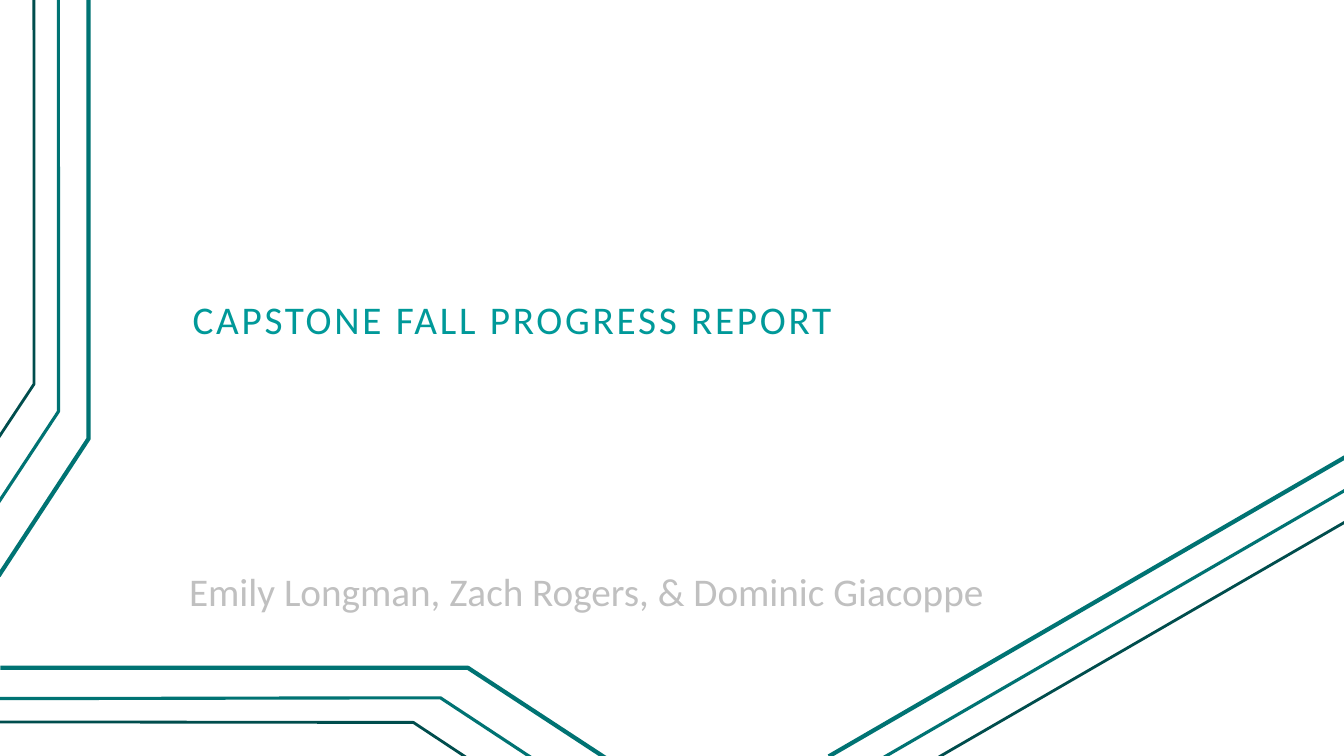
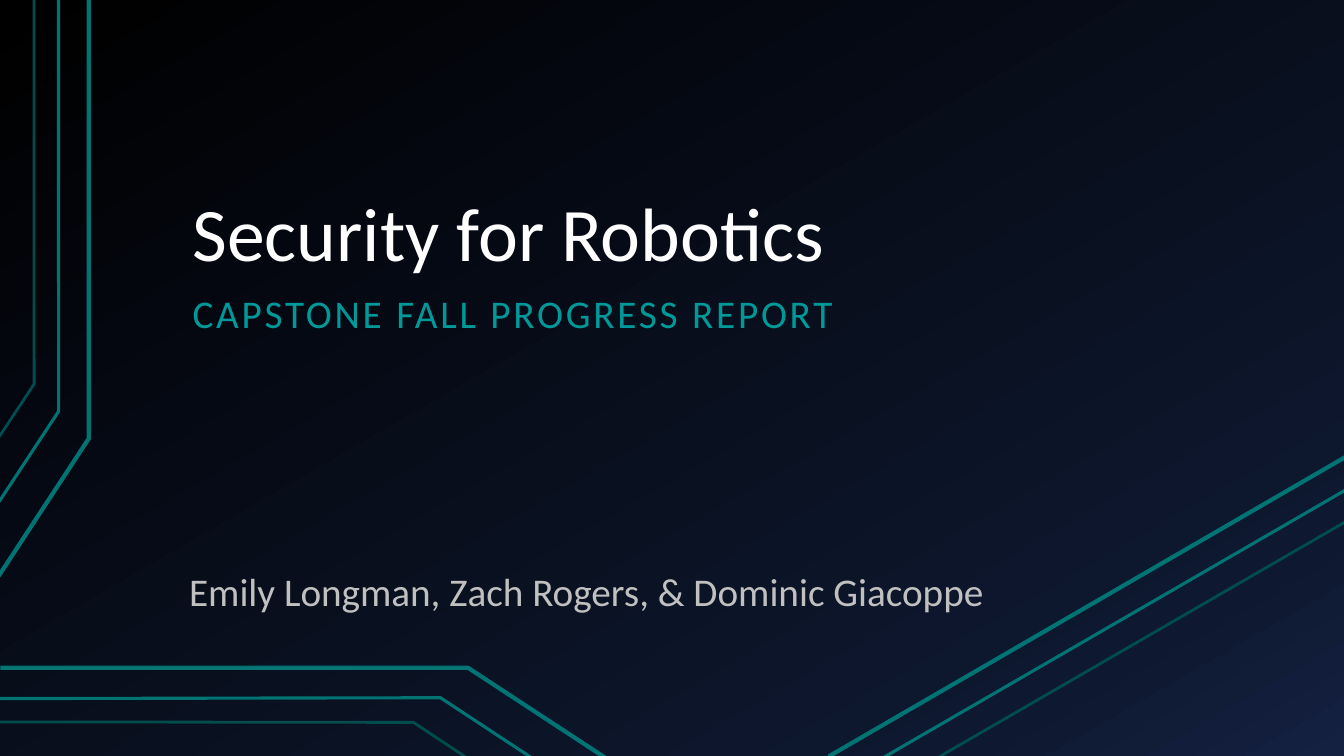
Before and after one commit to giacoppd/Security-For-Robotics, a slide deck: slide 1 of docs/progress_report/progress_report.pptx. Drawn at 1344x756 pixels with LibreOffice and Linux fonts; fonts in the diff are those of the drawing. Boxes give left, top, right and bottom in pixels: in the first picture for what was removed or moved away, otherwise in the second. Text is boxed around its words. In the diff, an @@ line names an element or a change of style, - is before the commit and + after.

```diff
--- a/docs/progress_report/progress_report.pptx
+++ b/docs/progress_report/progress_report.pptx
@@ background #FFFFFF to gradient #000000 to #0F1931 to #142242 @@
@@ freeform shape at bbox=[0, 0, 89, 577]: outline redrawn @@
@@ freeform shape at bbox=[0, 0, 58, 503]: outline #007373 2.24 pt to #007373 2.25 pt @@
@@ freeform shape at bbox=[0, 0, 34, 438]: outline #004D4D 2 pt to #007373 2 pt @@
@@ title added at bbox=[193, 208, 824, 274], 54 pt, text #FFFFFF @@
+Security for Robotics
@@ subtitle "CAPSTONE FALL PROGRESS REPORT" at bbox=[193, 302, 832, 328]: line spacing 1 to 0.9 @@
@@ line (882, 756) - (1344, 490): stroke #007373 2.24 pt to #007373 2.25 pt @@
@@ line (939, 756) - (1344, 522): stroke #004D4D 2 pt to #007373 2 pt @@
@@ freeform shape at bbox=[0, 698, 532, 756]: outline #007373 2.24 pt to #007373 2.25 pt @@
@@ freeform shape at bbox=[0, 722, 466, 756]: outline #004D4D 2 pt to #007373 2 pt; outline redrawn @@
```
Also in this commit, not shown: 12 other slides changed, 3 slides added, 8 slides removed.
